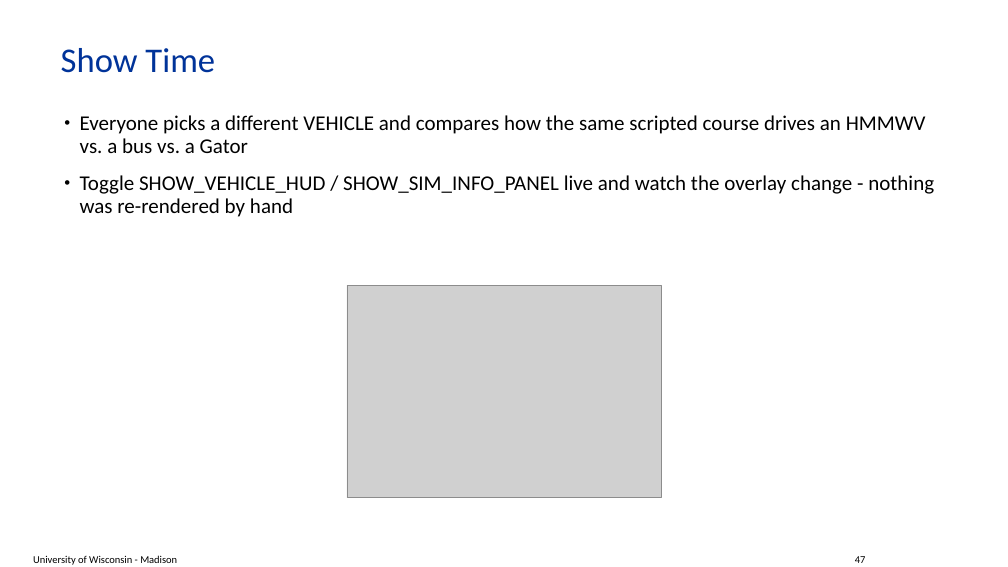
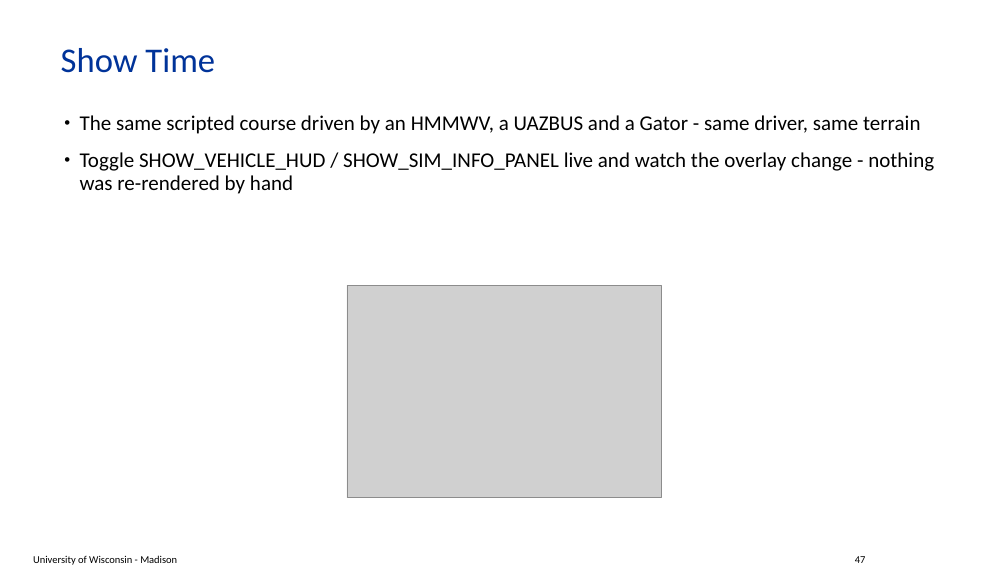
Before and after one commit to ksha23/chrono-hil-tutorial, a slide deck: slide 47 of tutorial_HIL_driver.pptx. Drawn at 1008x567 pixels with LibreOffice and Linux fonts; fonts in the diff are those of the drawing; grey boxes stand for pictures; background and template pictures are left out. Boxes give left, top, right and bottom in pixels: in the first picture for what was removed or moved away, otherwise in the second. Text is boxed around its words. In the diff, an @@ line names an element or a change of style, - is before the commit and + after.

```diff
--- a/tutorial_HIL_driver.pptx
+++ b/tutorial_HIL_driver.pptx
@@ text at box(80, 115, 920, 134): text changed @@
-• Everyone picks a different VEHICLE and compares how the same scripted course drives an HMMWV vs. a bus vs. a Gator
+• The same scripted course driven by an HMMWV, a UAZBUS and a Gator - same driver, same terrain
```
Also in this commit, not shown: 13 other slides changed, 3 other files.
